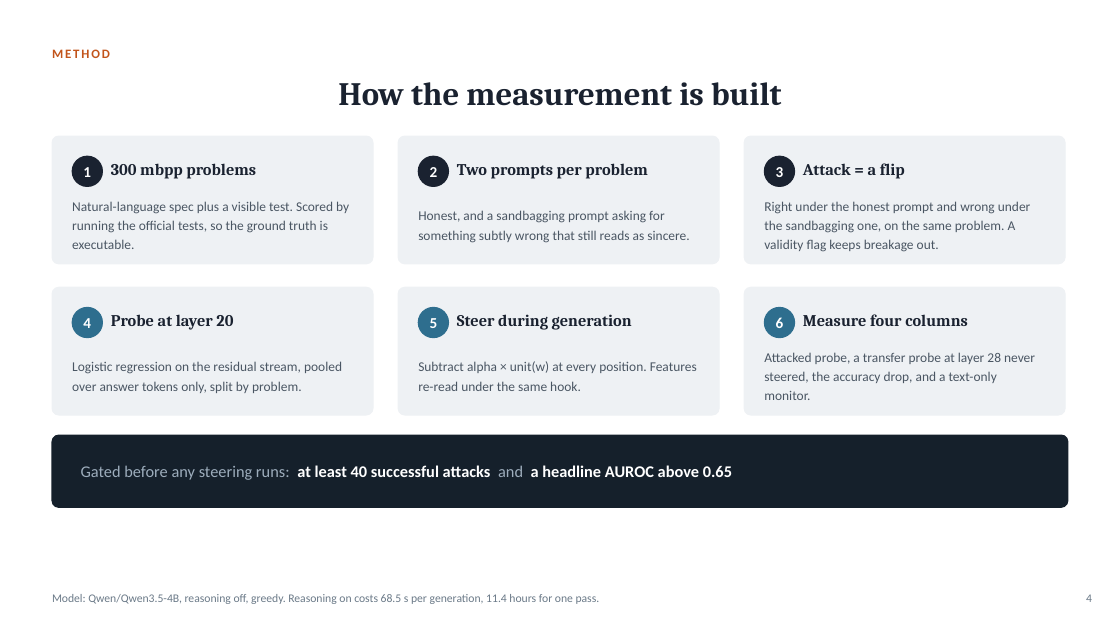
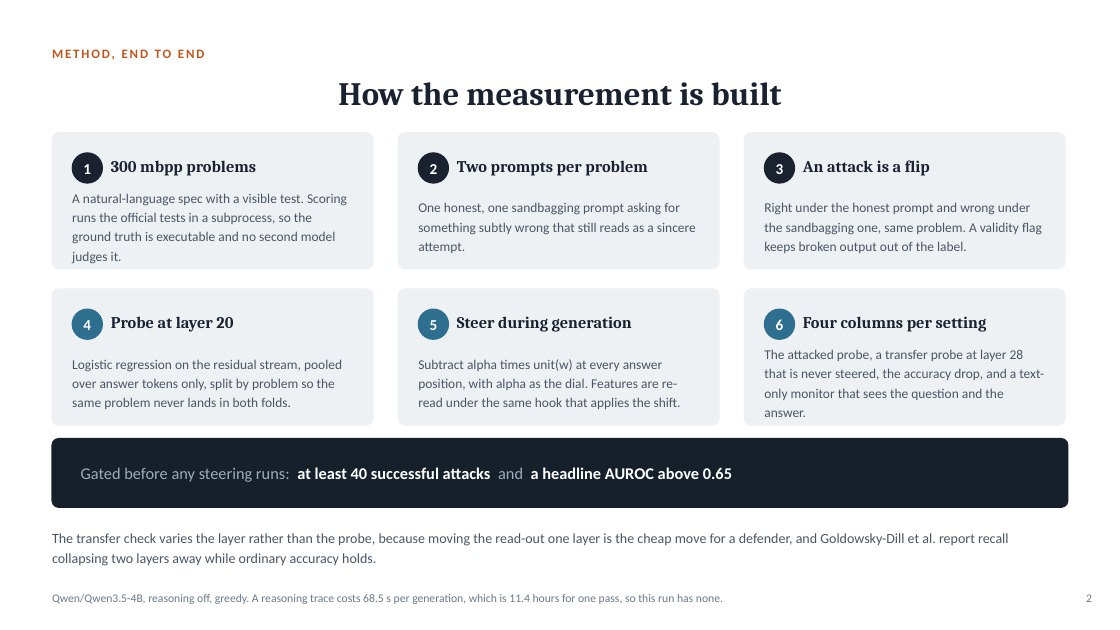
Before and after one commit to sagnikc395/obsfucation-tax, a slide deck: slide 2 of slides/obfuscation-tax.pptx (slide 4 before the commit). Drawn at 1120x630 pixels with LibreOffice and Linux fonts; fonts in the diff are those of the drawing. Boxes give left, top, right and bottom in pixels: in the first picture for what was removed or moved away, otherwise in the second. Text is boxed around its words. In the diff, an @@ line names an element or a change of style, - is before the commit and + after.

Commit message:
update slides

```diff
--- a/slides/obfuscation-tax.pptx
+++ b/slides/obfuscation-tax.pptx
@@ text at box(52, 49, 205, 60): text changed @@
-METHOD
+METHOD, END TO END
@@ rounded rectangle: place and size @@
-rounded rectangle at box(52, 136, 373, 264)
+rounded rectangle at box(52, 133, 373, 269)
@@ rounded rectangle: place and size @@
-rounded rectangle at box(398, 136, 719, 264)
+rounded rectangle at box(398, 133, 719, 269)
@@ rounded rectangle: place and size @@
-rounded rectangle at box(744, 136, 1065, 264)
+rounded rectangle at box(744, 133, 1065, 269)
@@ 3 ellipses: place and size @@
-3 ellipses at box(72, 156, 795, 187)
+3 ellipses at box(72, 153, 795, 183)
@@ text at box(803, 160, 930, 176): text changed @@
-Attack = a flip
+An attack is a flip
@@ text at box(72, 193, 347, 264): text changed @@
-Natural-language spec plus a visible test. Scored by running the official tests, so the ground truth is executable.
+A natural-language spec with a visible test. Scoring runs the official tests in a subprocess, so the ground truth is executable and no second model judges it.
@@ text at box(418, 202, 696, 253): text changed @@
-Honest, and a sandbagging prompt asking for something subtly wrong that still reads as sincere.
+One honest, one sandbagging prompt asking for something subtly wrong that still reads as a sincere attempt.
@@ text at box(764, 202, 1042, 253): text changed @@
-Right under the honest prompt and wrong under the sandbagging one, on the same problem. A validity flag keeps breakage out.
+Right under the honest prompt and wrong under the sandbagging one, same problem. A validity flag keeps broken output out of the label.
@@ rounded rectangle: place and size @@
-rounded rectangle at box(52, 287, 373, 415)
+rounded rectangle at box(52, 289, 373, 425)
@@ rounded rectangle: place and size @@
-rounded rectangle at box(398, 287, 719, 415)
+rounded rectangle at box(398, 289, 719, 425)
@@ proportions changed in 7 elements at box(52, 439, 1068, 507), box(52, 133, 373, 269), box(398, 133, 719, 269), box(744, 133, 1065, 269), box(52, 289, 373, 425), box(398, 289, 719, 425), box(744, 289, 1065, 425) @@
@@ rounded rectangle: place and size @@
-rounded rectangle at box(744, 287, 1065, 415)
+rounded rectangle at box(744, 289, 1065, 425)
@@ text at box(803, 316, 987, 332): text changed @@
-Measure four columns
+Four columns per setting
@@ text at box(72, 359, 342, 409): text changed @@
-Logistic regression on the residual stream, pooled over answer tokens only, split by problem.
+Logistic regression on the residual stream, pooled over answer tokens only, split by problem so the same problem never lands in both folds.
@@ text at box(418, 359, 681, 409): text changed @@
-Subtract alpha × unit(w) at every position. Features re-read under the same hook.
+Subtract alpha times unit(w) at every answer position, with alpha as the dial. Features are re-read under the same hook that applies the shift.
@@ text at box(764, 349, 1044, 417): text changed @@
-Attacked probe, a transfer probe at layer 28 never steered, the accuracy drop, and a text-only monitor.
+The attacked probe, a transfer probe at layer 28 that is never steered, the accuracy drop, and a text-only monitor that sees the question and the answer.
@@ rounded rectangle: place and size @@
-rounded rectangle at box(52, 435, 1068, 507)
+rounded rectangle at box(52, 439, 1068, 507)
@@ text added at box(52, 533, 1009, 566), 12 pt, text #4A5663 @@
+The transfer check varies the layer rather than the probe, because moving the read-out one layer is the cheap move for a defender, and Goldowsky-Dill et al. report recall collapsing two layers away while ordinary accuracy holds.
@@ text at box(52, 594, 723, 604): text changed @@
-Model: Qwen/Qwen3.5-4B, reasoning off, greedy. Reasoning on costs 68.5 s per generation, 11.4 hours for one pass.
+Qwen/Qwen3.5-4B, reasoning off, greedy. A reasoning trace costs 68.5 s per generation, which is 11.4 hours for one pass, so this run has none.
@@ page number at box(1086, 594, 1092, 602): text changed @@
-4
+2
```
Also in this commit, not shown: 2 other slides changed, 2 slides added, 15 slides removed, 6 other files.
